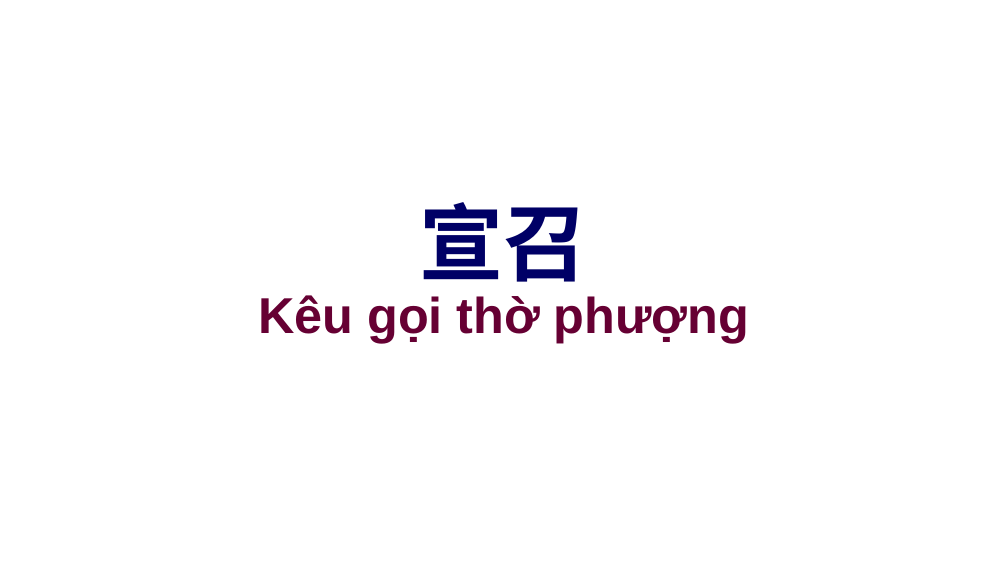
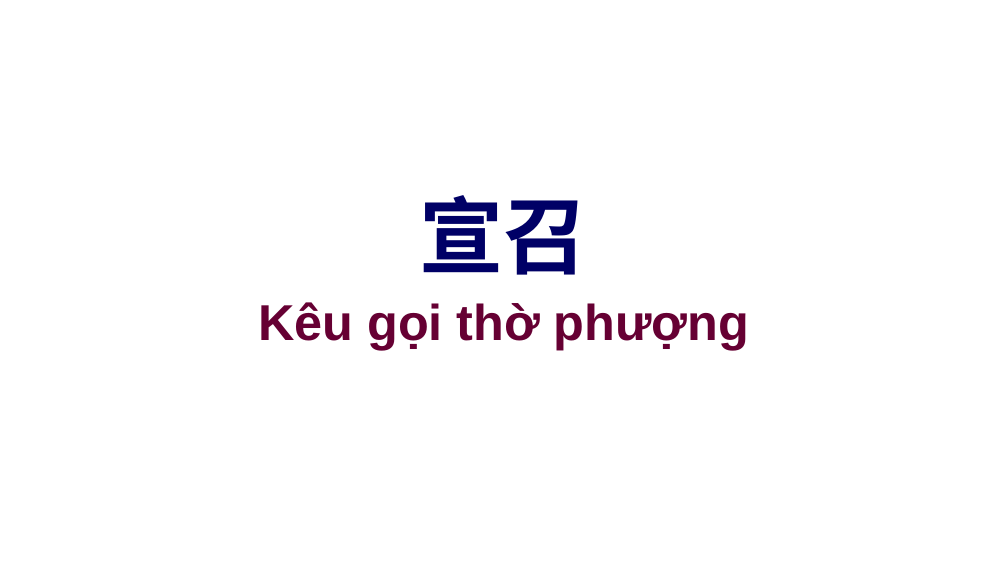
Before and after one commit to batisuoc/other-ppts, a slide deck: slide 1 of 聯合崇拜流程.pptx. Drawn at 1008x567 pixels with LibreOffice and Linux fonts; fonts in the diff are those of the drawing; background and template pictures are left out. Boxes give left, top, right and bottom in pixels: in the first picture for what was removed or moved away, otherwise in the second. Text is boxed around its words. In the diff, an @@ line names an element or a change of style, - is before the commit and + after.

```diff
--- a/聯合崇拜流程.pptx
+++ b/聯合崇拜流程.pptx
@@ title "宣召": place and size @@
-title "宣召" at (420, 202, 588, 282)
+title "宣召" at (420, 195, 588, 275)
@@ text "Kêu gọi thờ phượng": place and size @@
-text "Kêu gọi thờ phượng" at (258, 295, 749, 342)
+text "Kêu gọi thờ phượng" at (258, 302, 749, 350)
```
Also in this commit, not shown: 17 other slides changed, 3 other files.
